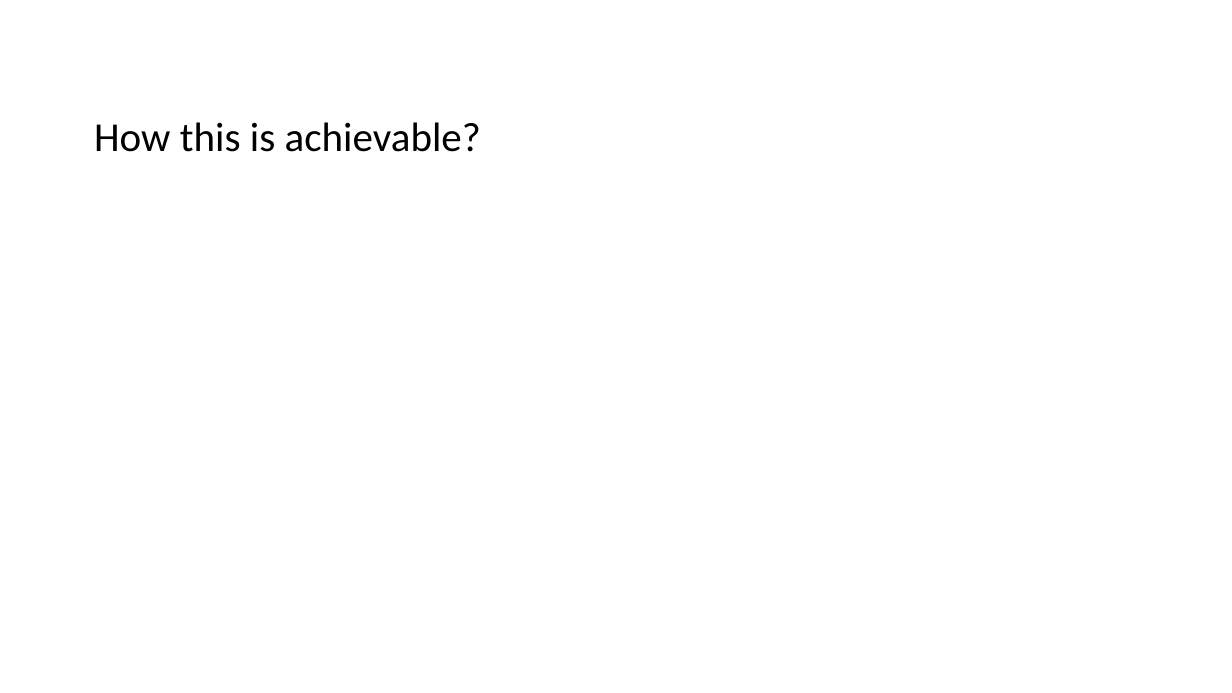
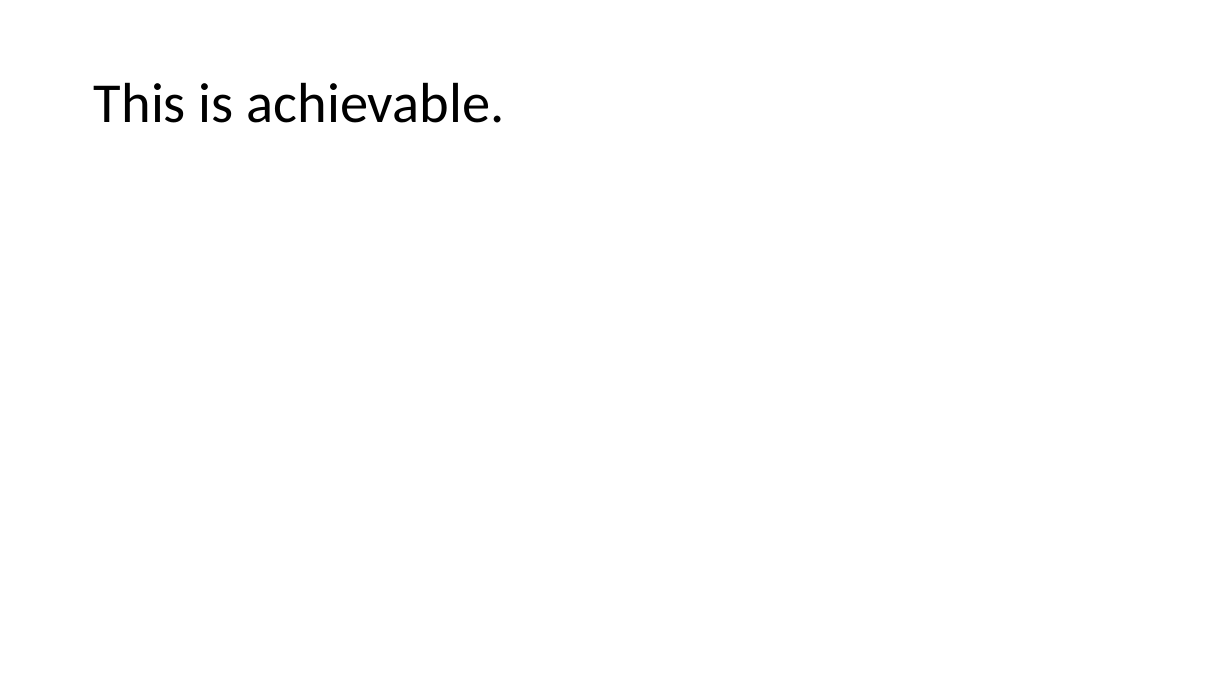
Before and after one commit to lcifty/College, a slide deck: slide 8 of College/FMP/Bacon Bandit.pptx (slide 5 before the commit). Drawn at 1232x693 pixels with LibreOffice and Linux fonts; fonts in the diff are those of the drawing. Boxes give left, top, right and bottom in pixels: in the first picture for what was removed or moved away, otherwise in the second. Text is boxed around its words. In the diff, an @@ line names an element or a change of style, - is before the commit and + after.

```diff
--- a/College/FMP/Bacon Bandit.pptx
+++ b/College/FMP/Bacon Bandit.pptx
@@ title "This is achievable." at box(94, 82, 505, 123): vertical alignment bottom to middle @@
@@ title at box(94, 82, 505, 123): text changed; size 32 to 44 pt @@
-How this is achievable?
+This is achievable.
```
Also in this commit, not shown: 1 other slide changed, 4 slides added, 1 slide removed.
